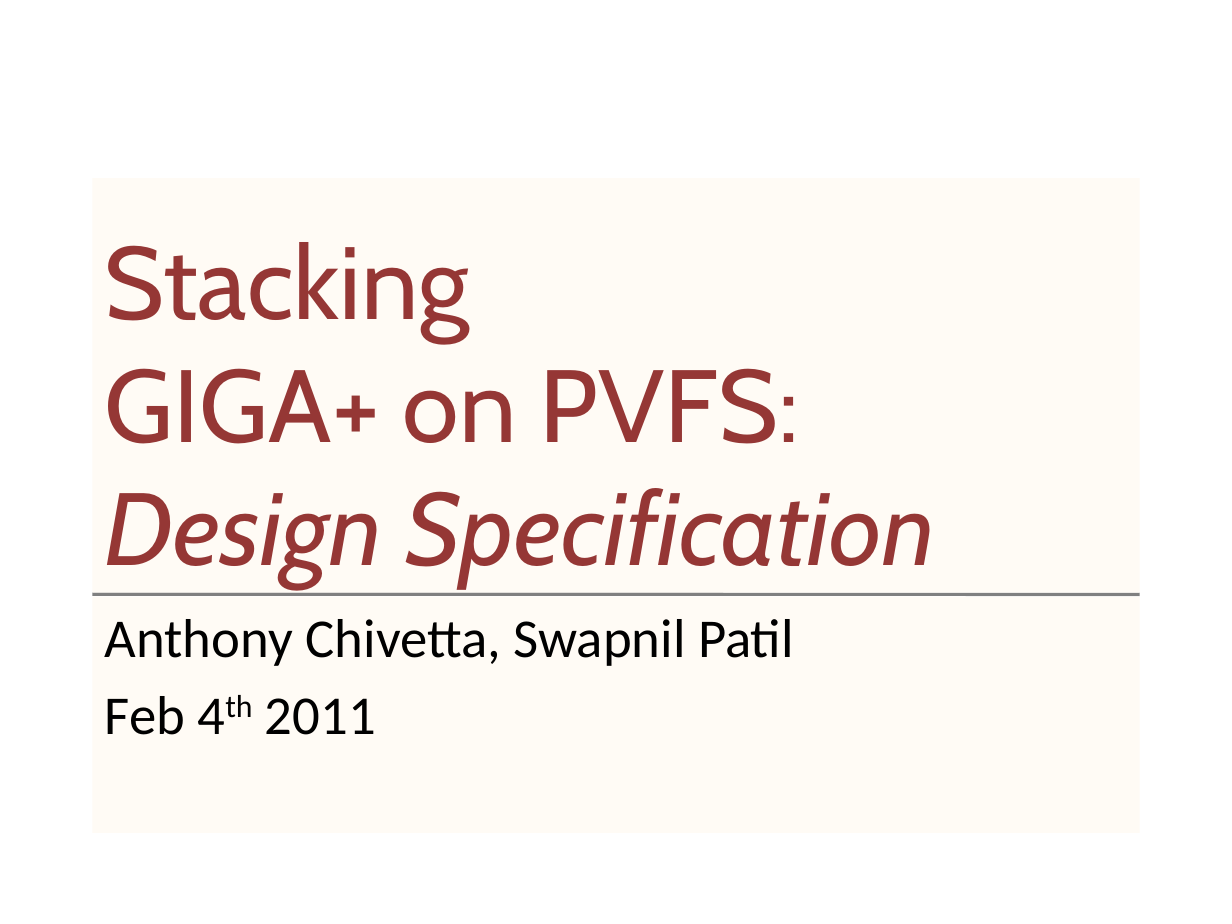
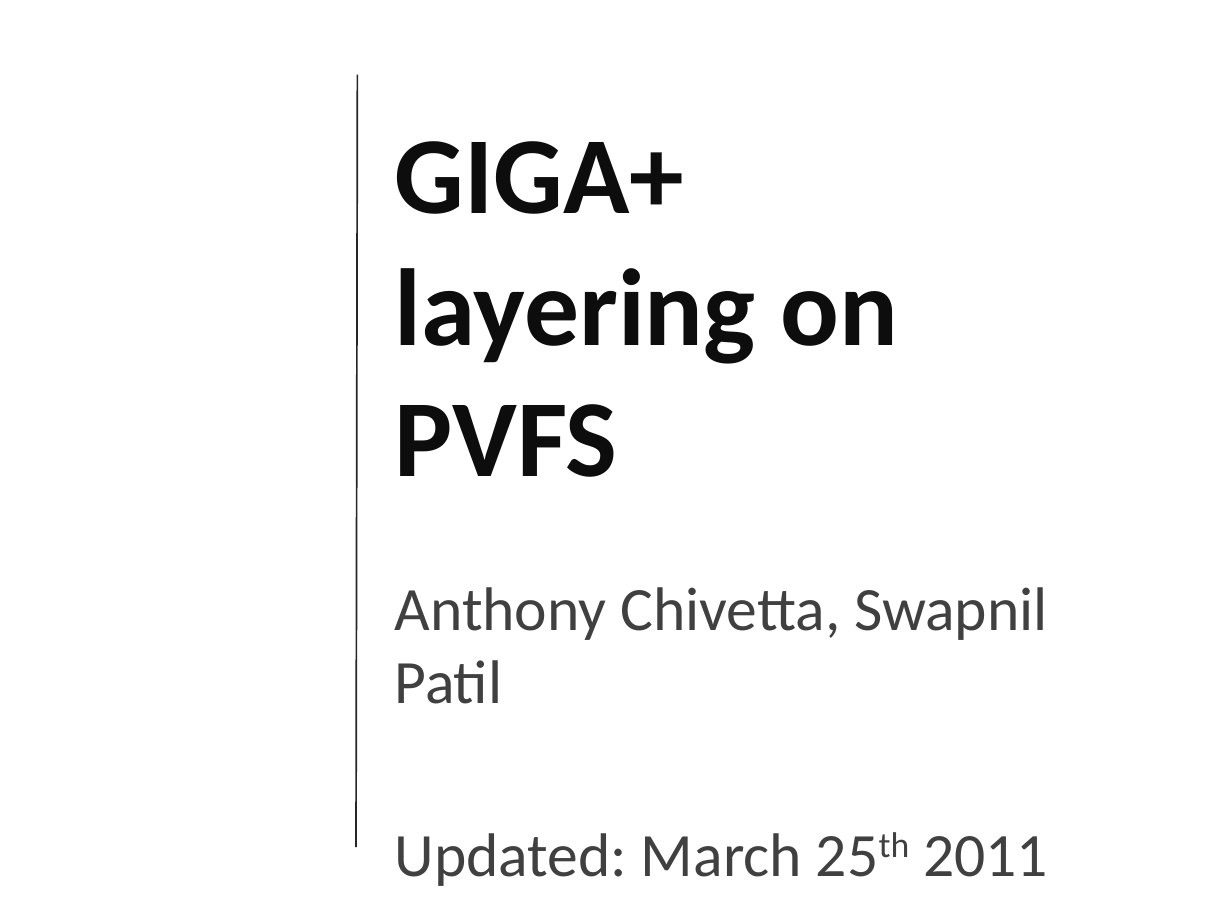
Before and after one commit to achivetta/skyefs, a slide deck: slide 1 of docs/GigaOnPVFS-Specification.pptx. Drawn at 1232x924 pixels with LibreOffice and Linux fonts; fonts in the diff are those of the drawing. Boxes give left, top, right and bottom in pixels: in the first picture for what was removed or moved away, otherwise in the second. Text is boxed around its words. In the diff, an @@ line names an element or a change of style, - is before the commit and + after.

```diff
--- a/docs/GigaOnPVFS-Specification.pptx
+++ b/docs/GigaOnPVFS-Specification.pptx
@@ line added from (357, 74) to (356, 848), #262626 1 pt @@
@@ title "GIGA+ layering on PVFS": place and size @@
-title "GIGA+ layering on PVFS" at [92,177,1140,593]
+title "GIGA+ layering on PVFS" at [395,141,898,477]
@@ title "GIGA+ layering on PVFS" at [395,141,898,477]: vertical alignment bottom to middle; fill #FFFBF5 to none @@
@@ title at [395,141,898,477]: text changed; size 60 to 64 pt; font Cabin to Calibri; text colour #953735 to #0D0D0D; bold on @@
-Stacking
-GIGA+ on PVFS:
-Design Specification
+GIGA+
+layering on
+PVFS
@@ subtitle "Anthony Chivetta, Swapnil Patil": place and size @@
-subtitle "Anthony Chivetta, Swapnil Patil" at [92,596,1140,833]
+subtitle "Anthony Chivetta, Swapnil Patil" at [395,587,1048,886]
@@ subtitle "Anthony Chivetta, Swapnil Patil" at [395,587,1048,886]: fill #FFFBF5 to none @@
@@ line removed from (92, 594) to (1140, 594) @@
@@ subtitle at [395,587,1048,704]: size 32 to 36 pt, text colour #000000 to #404040 in "Anthony Chivetta, Swapnil Patil" @@
@@ subtitle at [395,833,1048,886]: text changed; size 32 to 36 pt; text colour #000000 to #404040 @@
-Feb 4th 2011
+Updated: March 25th 2011
```
Also in this commit, not shown: 7 other slides changed, 1 slide added, 5 slides removed.
